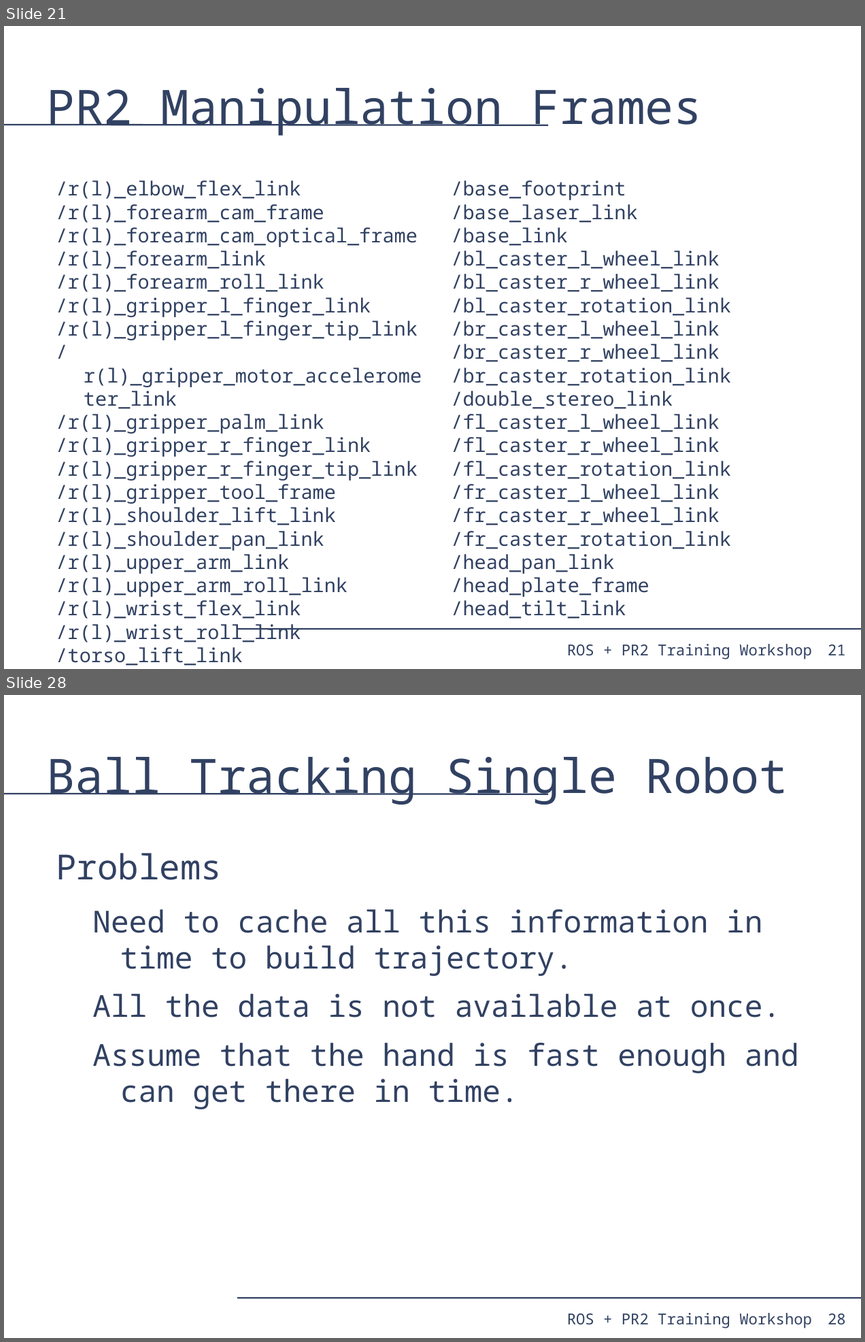
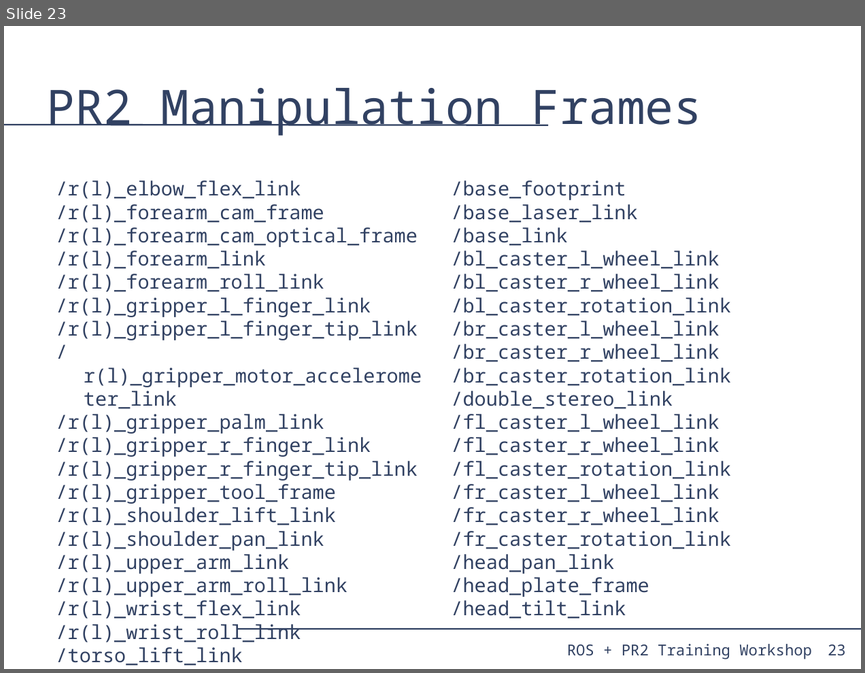
Before and after one commit to PR2/pr2_docs, a slide deck: pr2_training_workshop/tf/tf_training.odp. Shown one above the other, each under a label of ours: slides 21 and 28 before the commit, slide 23 after it; the slides between them are not shown. The pictures are 865x1342 and 865x673 pixels, drawn with LibreOffice and Linux fonts; fonts in the diff are those of the drawing. Boxes give left, top, right and bottom in pixels: in the first picture for what was removed or moved away, otherwise in the second. Text is boxed around its words. In the diff, an @@ line names an element or a change of style, - is before the commit and + after.

```diff
--- a/pr2_training_workshop/tf/tf_training.odp
+++ b/pr2_training_workshop/tf/tf_training.odp
@@ slide 28 removed at [4,695,861,1338], background #FFFFFF; not listed: 4 template elements that a slide beside it also shows @@
@@ title removed at [47,757,788,804] @@
-Ball Tracking Single Robot
@@ text removed at [56,853,799,1109] @@
-Problems
-Need to cache all this information in time to build trajectory.
-All the data is not available at once.
-Assume that the hand is fast enough and can get there in time.
@@ what was slide 21 is now slide 23 @@
@@ page number at [827,644,846,655]: text changed @@
-21
+23
```
Also in this commit, not shown: 8 slides changed, 6 slides added, 13 other slides removed, 1 other file.
